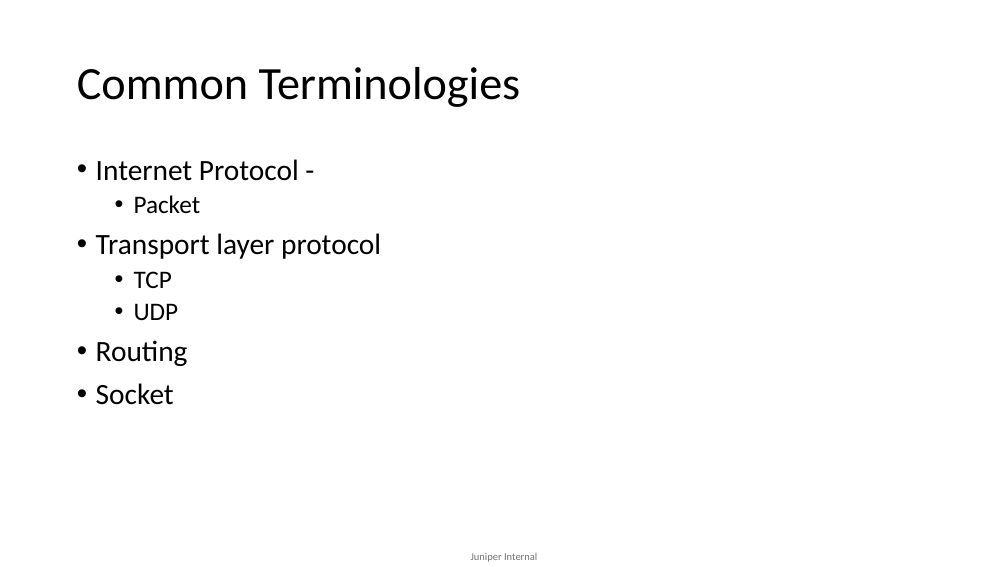
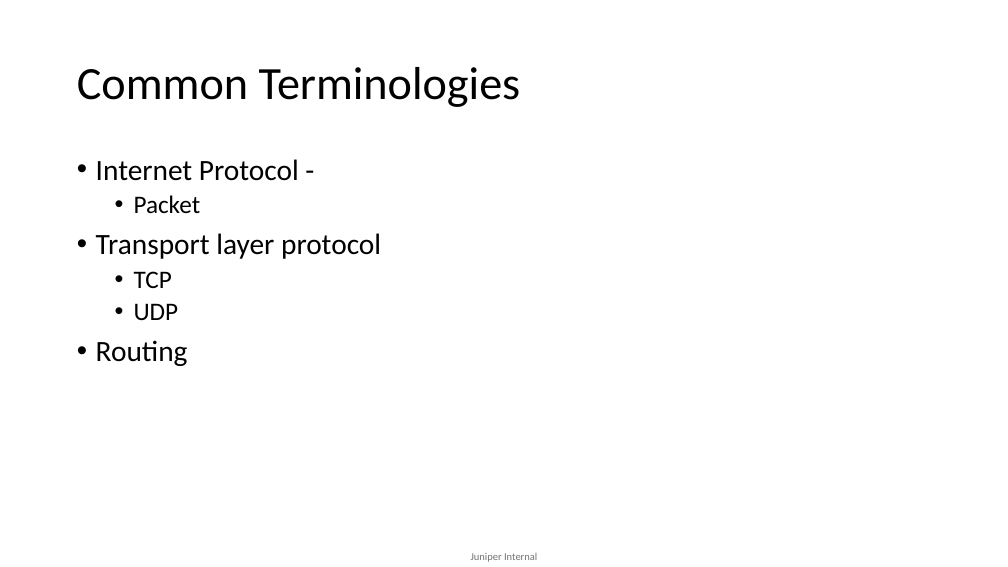
Before and after one commit to mdsathees/Network_programming, a slide deck: slide 4 of Socket-programming-python.pptx. Drawn at 1008x567 pixels with LibreOffice and Linux fonts; fonts in the diff are those of the drawing. Boxes give left, top, right and bottom in pixels: in the first picture for what was removed or moved away, otherwise in the second. Text is boxed around its words. In the diff, an @@ line names an element or a change of style, - is before the commit and + after.

```diff
--- a/Socket-programming-python.pptx
+++ b/Socket-programming-python.pptx
@@ text at (96, 383, 174, 405): paragraph removed @@
-• Socket
```
Also in this commit, not shown: 4 other slides changed, 3 slides added.
